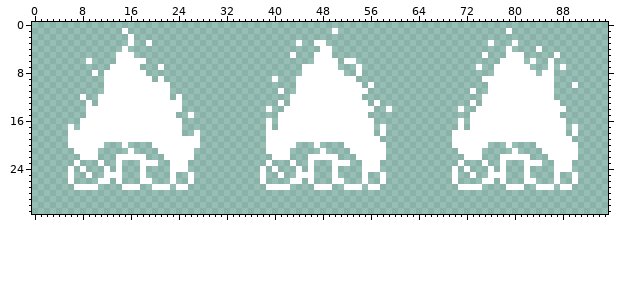
Two versions of one sprite sheet, Assets/Art/Sprites/NC_Encounters/Fire_Sprite_Sheet.png. Above: the version before the commit.
The file is 96x32 pixels.
The result:
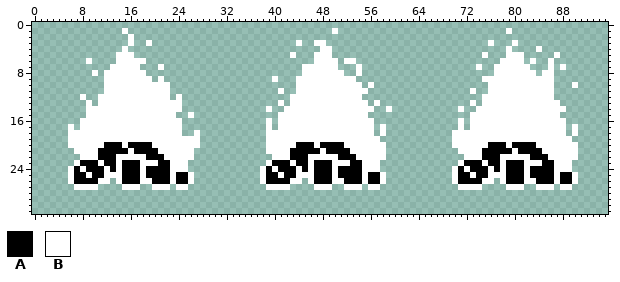
Palette (. is transparent): A #000000  B #ffffff
From old to new:
@@ x 0..95 @@
 19 ......BBBBBBBBBBBBBBBBBBBBBB...........BBBBBBBBBBBBBBBBBBB............BBBBBBBBBBBBBBBBBBBB......
-20 ......BBBBBB...B....BBBBBBBB...........BBBBB...B....BBBBBBB...........BBBBBB...B....BBBBBBB.....
-21 .......BBBB.....B....BBBBBB............BBBB.....B....BBBBBB............BBBB.....B....BBBBBB.....
-22 ........BBB...BBBBB...BBBBB.............BBB...BBBBB...BBBBB.............BBB...BBBBB...BBBBB.....
-23 .......B...B..B...BBB..BBB.............B...B..B...BBB..BBB.............B...B..B...BBB..BBB......
-24 ......B.B...B.B...B....BBB............B.B...B.B...B....BBB............B.B...B.B...B....BBB......
-25 ......B..B..BBB...B....B..B...........B..B..BBB...B....B..B...........B..B..BBB...B....B..B.....
-26 ......B....BB.B...BB...B..B...........B....BB.B...BB...B..B...........B....BB.B...BB...B..B.....
+20 ......BBBBBBAAABAAAABBBBBBBB...........BBBBBAAABAAAABBBBBBB...........BBBBBBAAABAAAABBBBBBB.....
+21 .......BBBBAAAAABAAAABBBBBB............BBBBAAAAABAAAABBBBBB............BBBBAAAAABAAAABBBBBB.....
+22 ........BBBAAABBBBBAAABBBBB.............BBBAAABBBBBAAABBBBB.............BBBAAABBBBBAAABBBBB.....
+23 .......BAAABAABAAABBBAABBB.............BAAABAABAAABBBAABBB.............BAAABAABAAABBBAABBB......
+24 ......BABAAABABAAABAAAABBB............BABAAABABAAABAAAABBB............BABAAABABAAABAAAABBB......
+25 ......BAABAABBBAAABAAAABAAB...........BAABAABBBAAABAAAABAAB...........BAABAABBBAAABAAAABAAB.....
+26 ......BAAAABB.BAAABBAAABAAB...........BAAAABB.BAAABBAAABAAB...........BAAAABB.BAAABBAAABAAB.....
 27 .......BBBB....BBB..BBB.BB.............BBBB....BBB..BBB.BB.............BBBB....BBB..BBB.BB......
Where, in picture pixels (left, top, right, bottom), the same in both pictures:
added: (74, 142, 188, 184)
added: (266, 142, 380, 184)
added: (458, 142, 572, 184)
